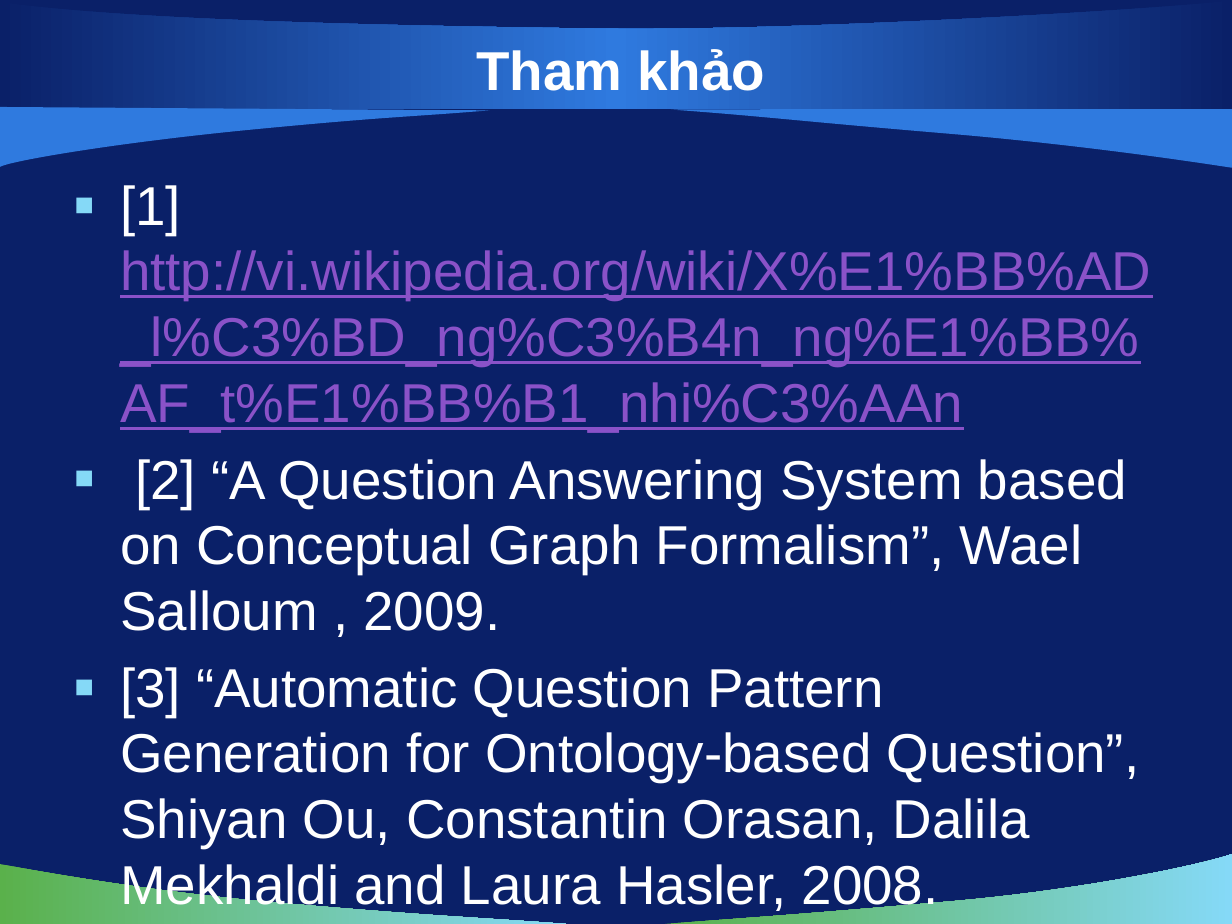
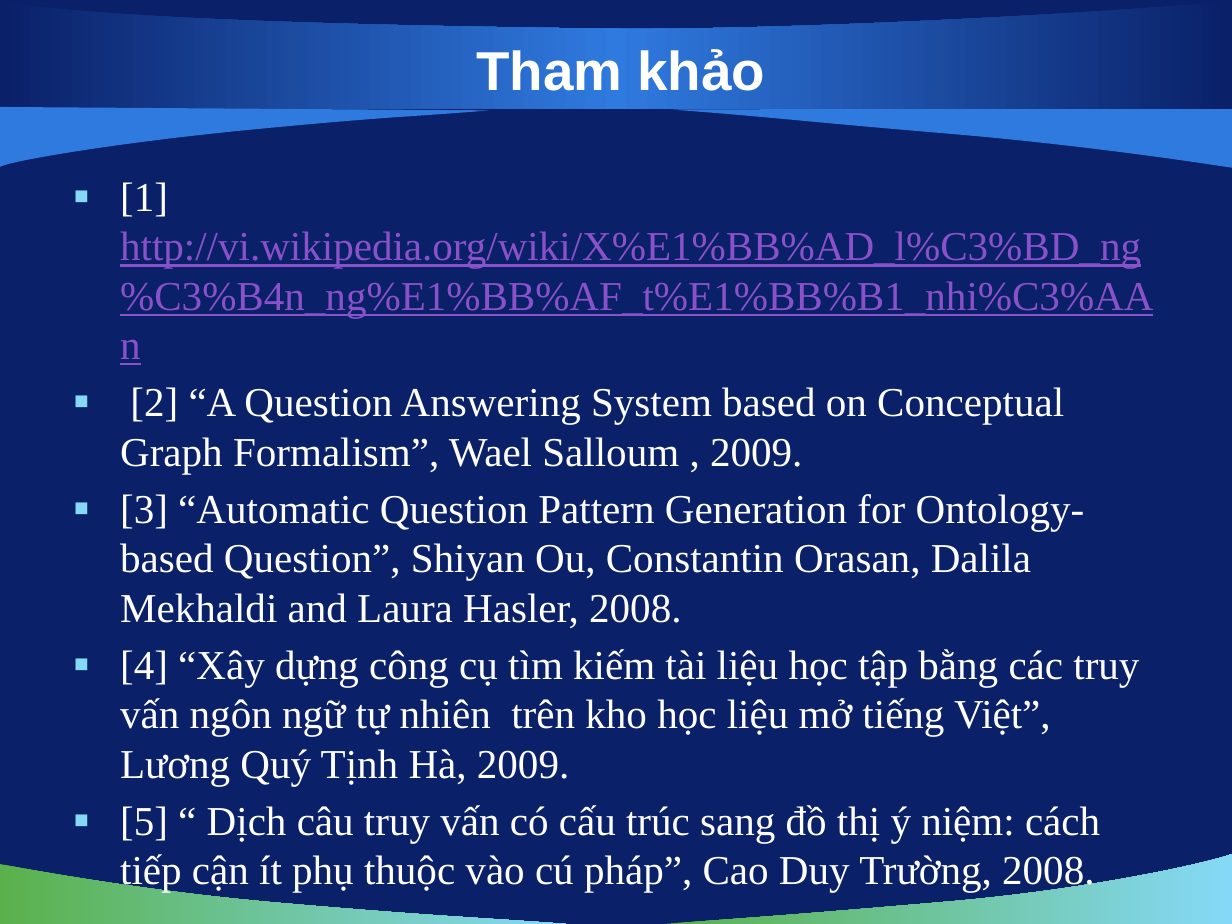
Before and after one commit to vuaviet/filnalproject, a slide deck: slide 22 of De Cuong/bao cao 22-10-2010.pptx (slide 10 before the commit). Drawn at 1232x924 pixels with LibreOffice and Linux fonts; fonts in the diff are those of the drawing; background and template pictures are left out. Boxes give left, top, right and bottom in pixels: in the first picture for what was removed or moved away, otherwise in the second. Text is boxed around its words. In the diff, an @@ line names an element or a change of style, - is before the commit and + after.

```diff
--- a/De Cuong/bao cao 22-10-2010.pptx
+++ b/De Cuong/bao cao 22-10-2010.pptx
@@ text at [120, 182, 1153, 628]: size 32 to 24 pt, font Arial to Times New Roman in "[1] http://vi.wikipedia.org/wiki/X%E1%BB%AD_l%C3%BD_ng%C3%B4 ...", "[2] “A Question Answering System based on ...", "[3] “Automatic Question Pattern Generation for Ontology-base ..."; less space between paragraphs @@
@@ text at [120, 649, 1139, 892]: paragraphs added @@
+▪ [4] “Xây dựng công cụ tìm kiếm tài liệu học tập bằng các truy vấn ngôn ngữ tự nhiên trên kho học liệu mở tiếng Việt”, Lương Quý Tịnh Hà, 2009.
+▪ [5] “ Dịch câu truy vấn có cấu trúc sang đồ thị ý niệm: cách tiếp cận ít phụ thuộc vào cú pháp”, Cao Duy Trường, 2008.
```
Also in this commit, not shown: 2 other slides changed, 12 slides added, 1 slide removed, 2 other files.
